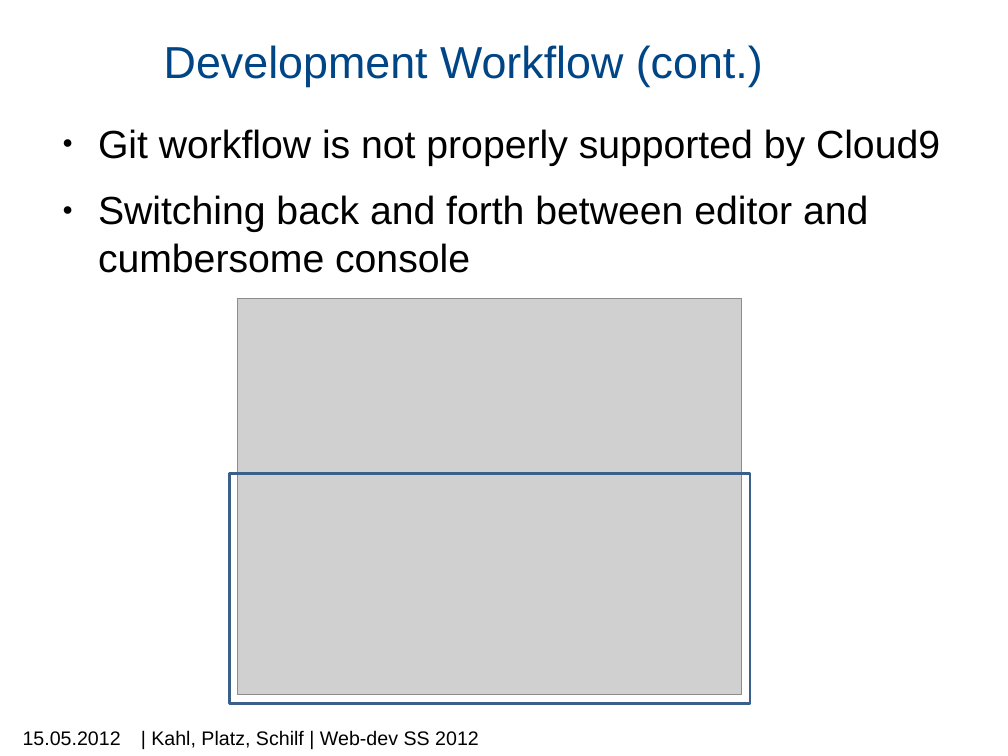
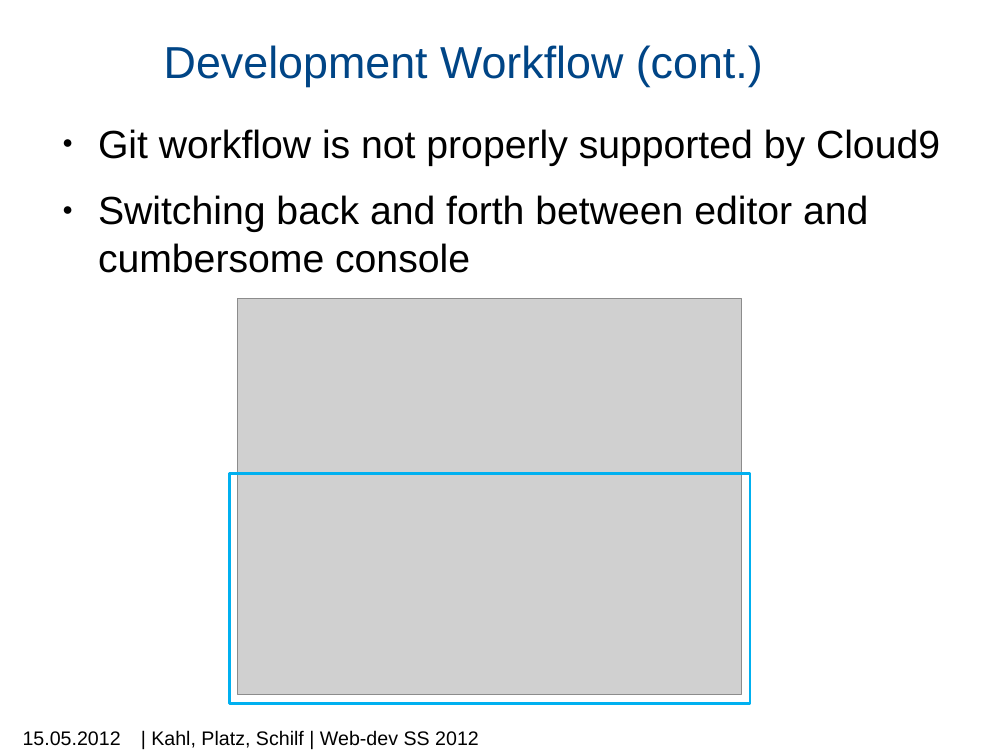
Before and after one commit to machisuji/webdev-spm, a slide deck: slide 3 of seminar/presentation/mps-c9.pptx. Drawn at 1008x756 pixels with LibreOffice and Linux fonts; fonts in the diff are those of the drawing; grey boxes stand for pictures; background and template pictures are left out. Boxes give left, top, right and bottom in pixels: in the first picture for what was removed or moved away, otherwise in the second. Text is boxed around its words. In the diff, an @@ line names an element or a change of style, - is before the commit and + after.

Commit message:
colouring

```diff
--- a/seminar/presentation/mps-c9.pptx
+++ b/seminar/presentation/mps-c9.pptx
@@ rectangle at (230,473,750,703): outline #3A5F8C 2 pt to #00B0F0 2 pt @@
```
